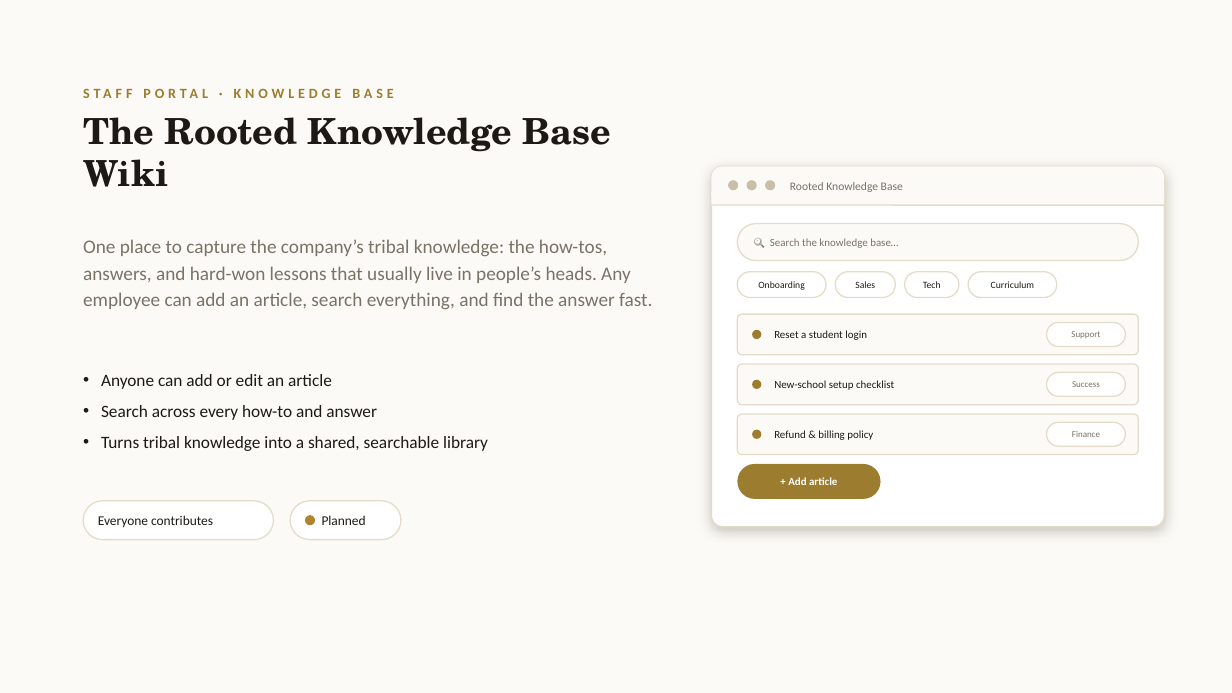
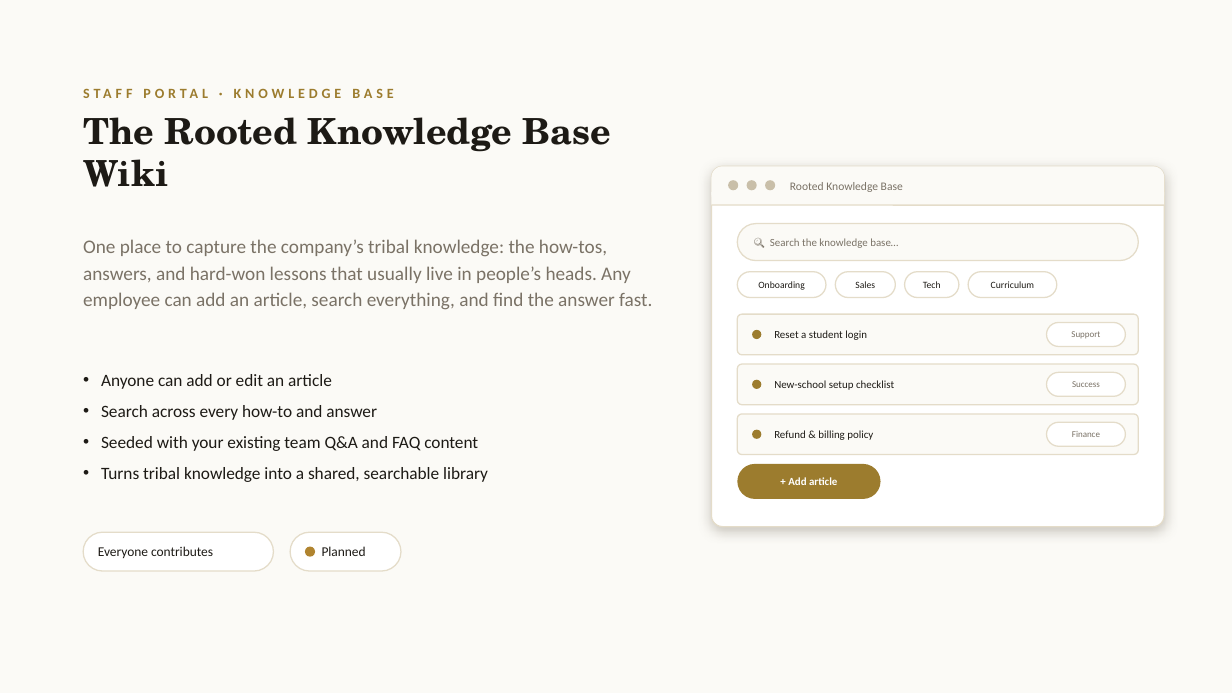
Before and after one commit to arkeo777/Rooted_for_the_Future, a slide deck: slide 16 of Rooted_for_the_Future.pptx. Drawn at 1232x693 pixels with LibreOffice and Linux fonts; fonts in the diff are those of the drawing. Boxes give left, top, right and bottom in pixels: in the first picture for what was removed or moved away, otherwise in the second. Text is boxed around its words. In the diff, an @@ line names an element or a change of style, - is before the commit and + after.

```diff
--- a/Rooted_for_the_Future.pptx
+++ b/Rooted_for_the_Future.pptx
@@ text at <box>101,436,478,451</box>: paragraph added @@
+• Seeded with your existing team Q&A and FAQ content
@@ 2 texts, 2 rounded rectangles, 1 ellipse: place and size @@
-2 texts, 2 rounded rectangles, 1 ellipse at <box>83,501,401,540</box>
+2 texts, 2 rounded rectangles, 1 ellipse at <box>83,532,401,571</box>
```
Also in this commit, not shown: 2 other files.
